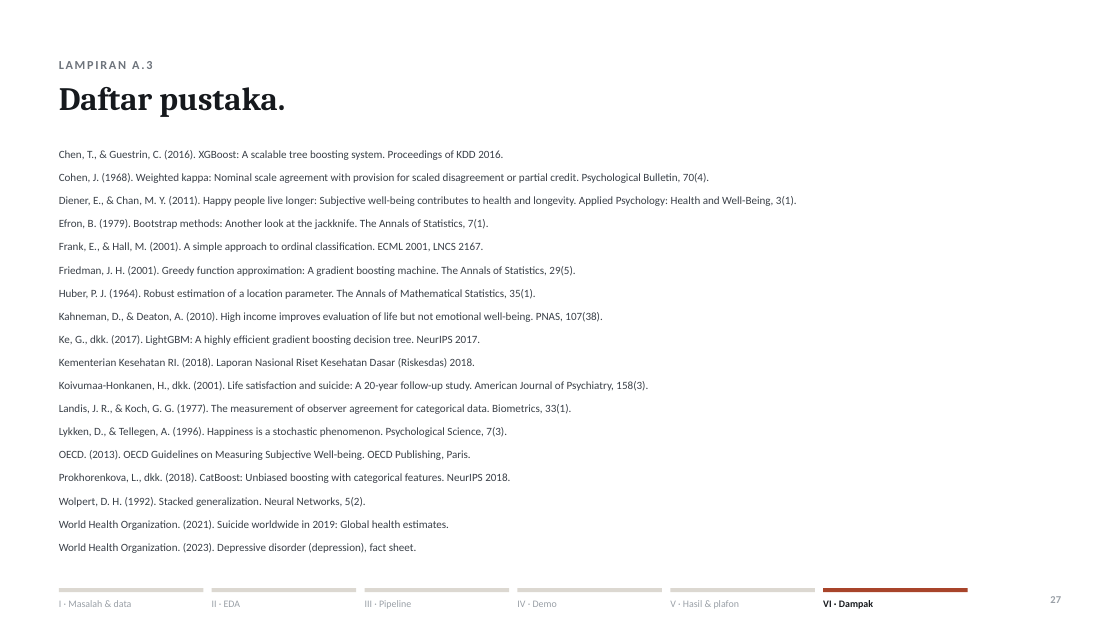
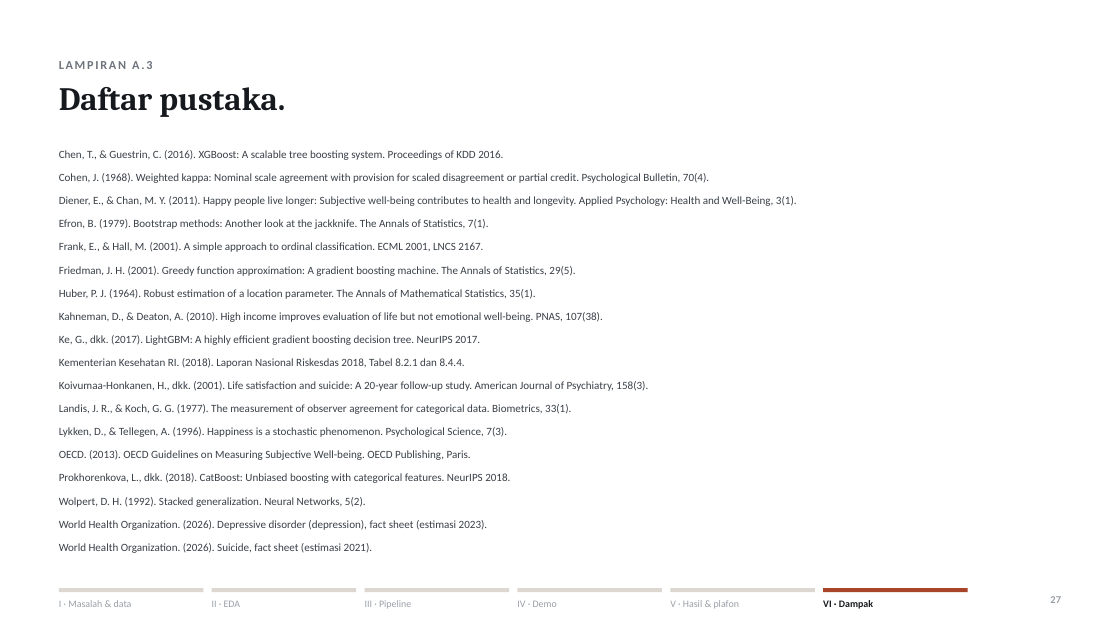
Before and after one commit to MikaelAdikara/DataQuest-Warkab, a slide deck: slide 27 of docs/Pitch_DataQuest5_Warkab.pptx. Drawn at 1120x630 pixels with LibreOffice and Linux fonts; fonts in the diff are those of the drawing. Boxes give left, top, right and bottom in pixels: in the first picture for what was removed or moved away, otherwise in the second. Text is boxed around its words. In the diff, an @@ line names an element or a change of style, - is before the commit and + after.

```diff
--- a/docs/Pitch_DataQuest5_Warkab.pptx
+++ b/docs/Pitch_DataQuest5_Warkab.pptx
@@ text at <box>59,358,465,368</box>: text changed @@
-Kementerian Kesehatan RI. (2018). Laporan Nasional Riset Kesehatan Dasar (Riskesdas) 2018.
+Kementerian Kesehatan RI. (2018). Laporan Nasional Riskesdas 2018, Tabel 8.2.1 dan 8.4.4.
@@ text at <box>59,520,488,530</box>: text changed @@
-World Health Organization. (2021). Suicide worldwide in 2019: Global health estimates.
+World Health Organization. (2026). Depressive disorder (depression), fact sheet (estimasi 2023).
@@ text at <box>59,543,373,553</box>: text changed @@
-World Health Organization. (2023). Depressive disorder (depression), fact sheet.
+World Health Organization. (2026). Suicide, fact sheet (estimasi 2021).
```
Also in this commit, not shown: 1 other slide changed, 3 other files.
